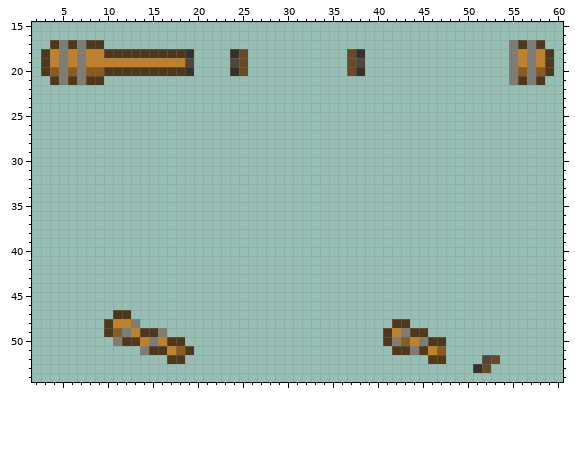
One commit to this pixel-art sprite: Resources/Textures/Objects/Weapons/Melee/barb_baseball_bat.rsi/wielded-inhand-left.png. The first picture shows the starting point.
The file is 64x64 pixels. Shown: x 2..60, y 15..54.
After the commit:
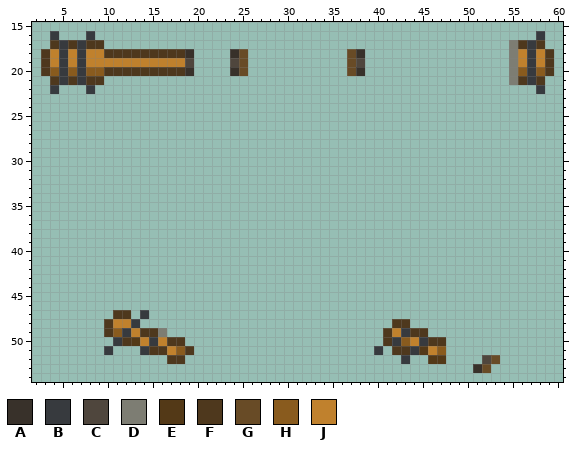
Palette (. is transparent): A #38312a  B #373a3e  C #4f463d  D #7d7d73  E #533917  F #4e381d  G #684b26  H #895b1e  J #c0812d
Edits made:
@@ x 2..60 @@
 15 ...........................................................
-16 ...........................................................
-17 ..FDFDFF.............................................DFDF..
-18 .FJDJDJJFFFFFFFFFA....AG...........GA................DJDJF.
-19 .FJDJDJJJJJJJJJJJC....CG...........GC................DJDJF.
-20 .FHDHDHHFFFFFFFFFA....AG...........GA................DHDHF.
-21 ..FDFDFF.............................................DFDF..
-22 ...........................................................
+16 ..B...B.................................................B..
+17 ..FBFBFF.............................................DFBF..
+18 .FJBJBJJFFFFFFFFFA....AG...........GA................DJBJF.
+19 .FJBJBJJJJJJJJJJJC....CG...........GC................DJBJF.
+20 .FHBHBHHFFFFFFFFFA....AG...........GA................DHBHF.
+21 ..FBFBFF.............................................DFBF..
+22 ..B...B.................................................B..
 23 ...........................................................
@@ x 8..47 @@
 46 ........................................
-47 ...FF...................................
-48 ..FJJD............................FF....
-49 ..FHDJFFD........................FJDFF..
-50 ...DFEJDJFF......................FDHJDFF
-51 ......DFFJHF......................FFDEJH
-52 .........FF...........................EE
+47 ...FF.B.................................
+48 ..FJJB............................FF....
+49 ..FHBJFFD........................FJBFF..
+50 ...BFEJBJFF......................FBHJBFF
+51 ..B...BFFJHF....................B.FFBEJH
+52 .........FF........................B..EE
 53 ........................................
Boxes around the changes in both pictures, in picture pixels (x1, y1, x2, y2):
changed: (50, 31, 95, 94)
changed: (527, 31, 545, 94)
changed: (104, 310, 158, 355)
changed: (374, 328, 428, 364)
